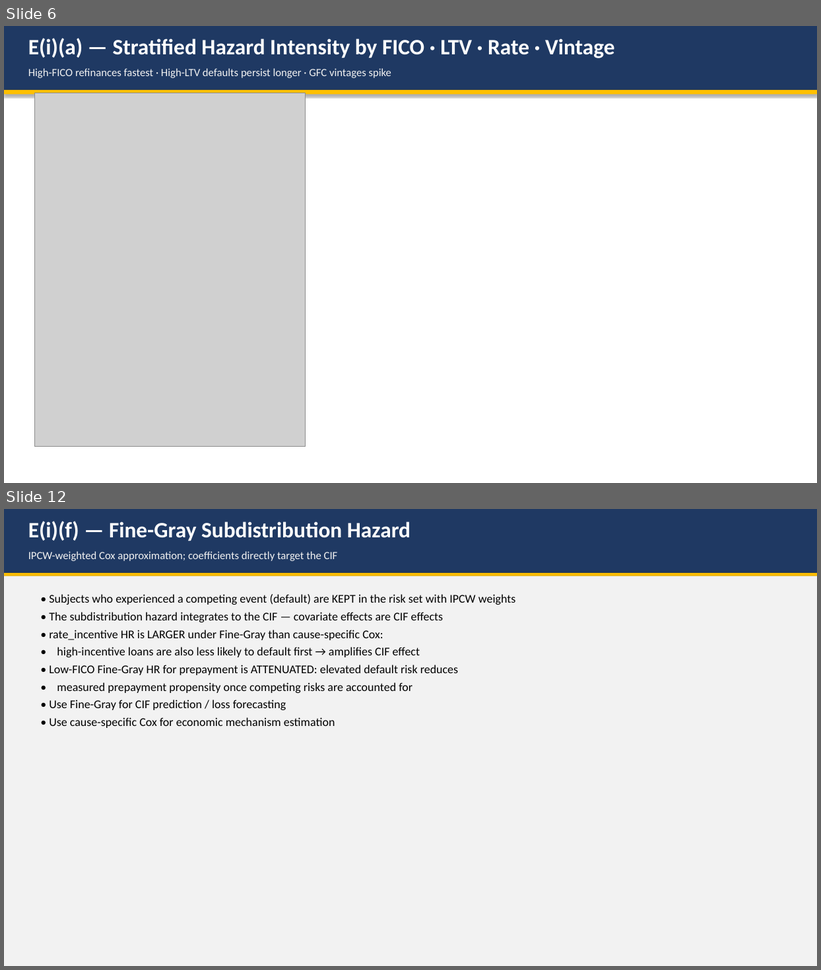
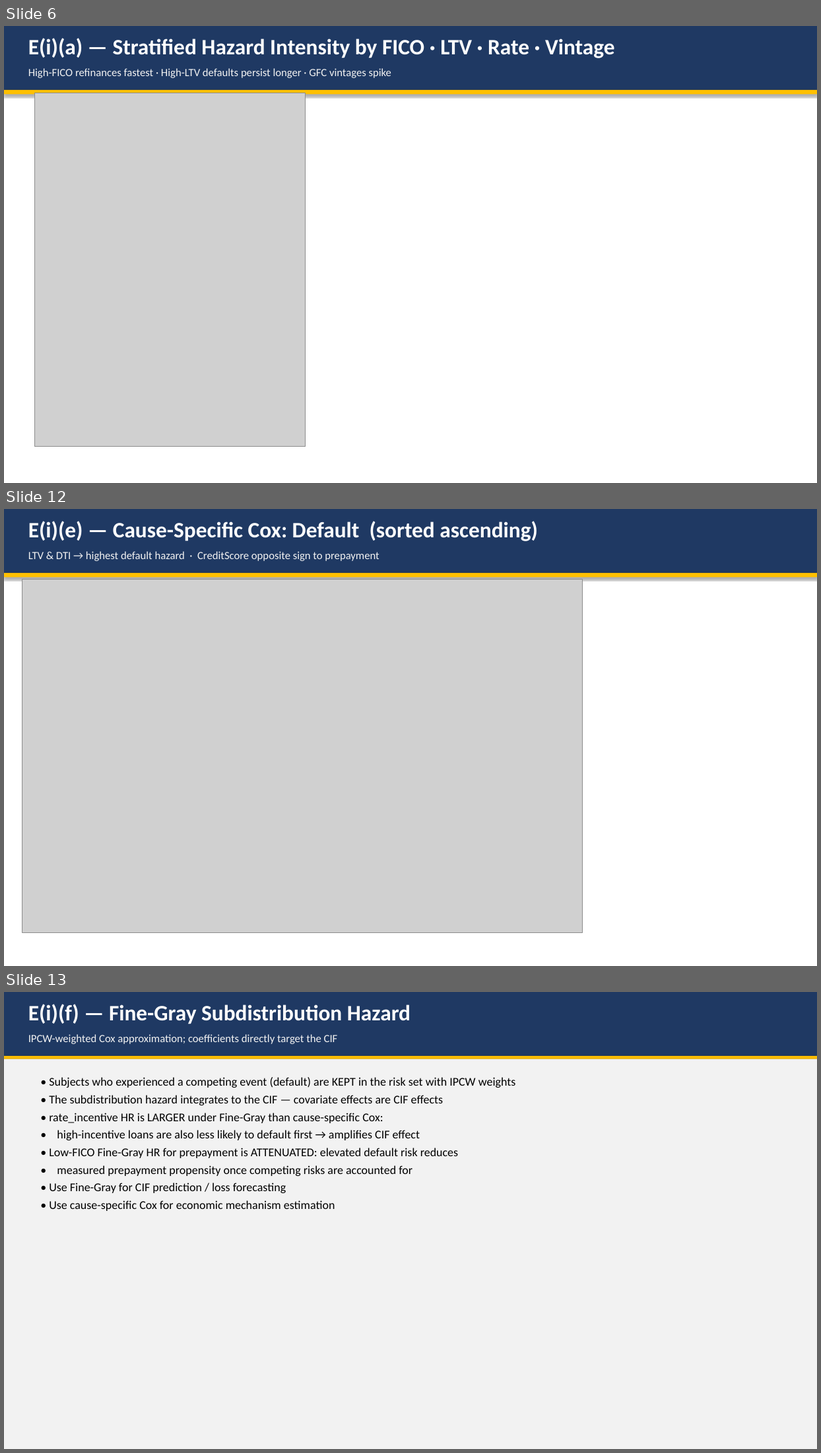
Before and after one commit to liny-r/IR-C-Assignment3, a slide deck: processed/PartE_Presentation.pptx. Shown one above the other, each under a label of ours: slides 6 and 12 before the commit, slides 6, 12 and 13 after it; the slides between them are not shown. The pictures are 821x970 and 821x1453 pixels, drawn with LibreOffice and Linux fonts; fonts in the diff are those of the drawing; grey boxes stand for pictures. Boxes give left, top, right and bottom in pixels: in the first picture for what was removed or moved away, otherwise in the second. Text is boxed around its words. In the diff, an @@ line names an element or a change of style, - is before the commit and + after.

```diff
--- a/processed/PartE_Presentation.pptx
+++ b/processed/PartE_Presentation.pptx
@@ slide 12 added at [4,509,817,966], background #FFFFFF @@
@@ rectangle added at [4,509,817,573], fill #1F3963 @@
@@ text added at [28,521,538,541], 26 pt, text #FFFFFF, bold @@
+E(i)(e) — Cause-Specific Cox: Default (sorted ascending)
@@ text added at [28,551,379,561], 13 pt, text #F2F2F2 @@
+LTV & DTI → highest default hazard · CreditScore opposite sign to prepayment
@@ rectangle added at [4,573,817,578], fill #FFC000 @@
@@ picture added at [22,579,582,933] @@
@@ what was slide 12 is now slide 13 @@
```
Also in this commit, not shown: 1 other slide added, 1 slide removed, 5 other files.
